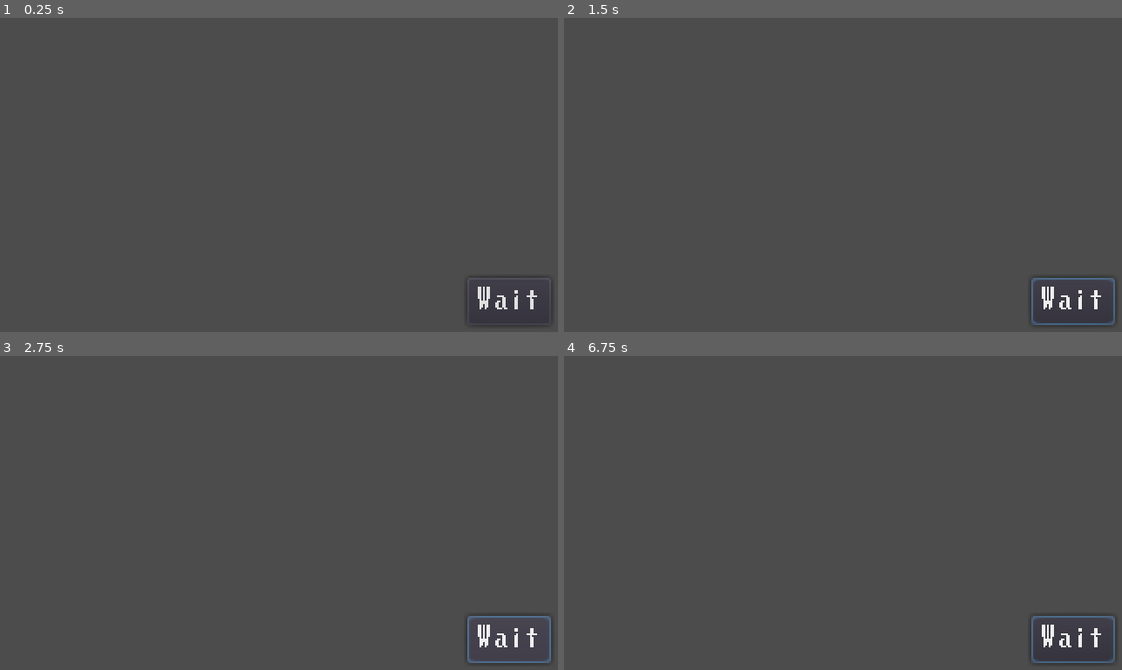
Above: before the commit, frames 1-4 (two rows, left to right).
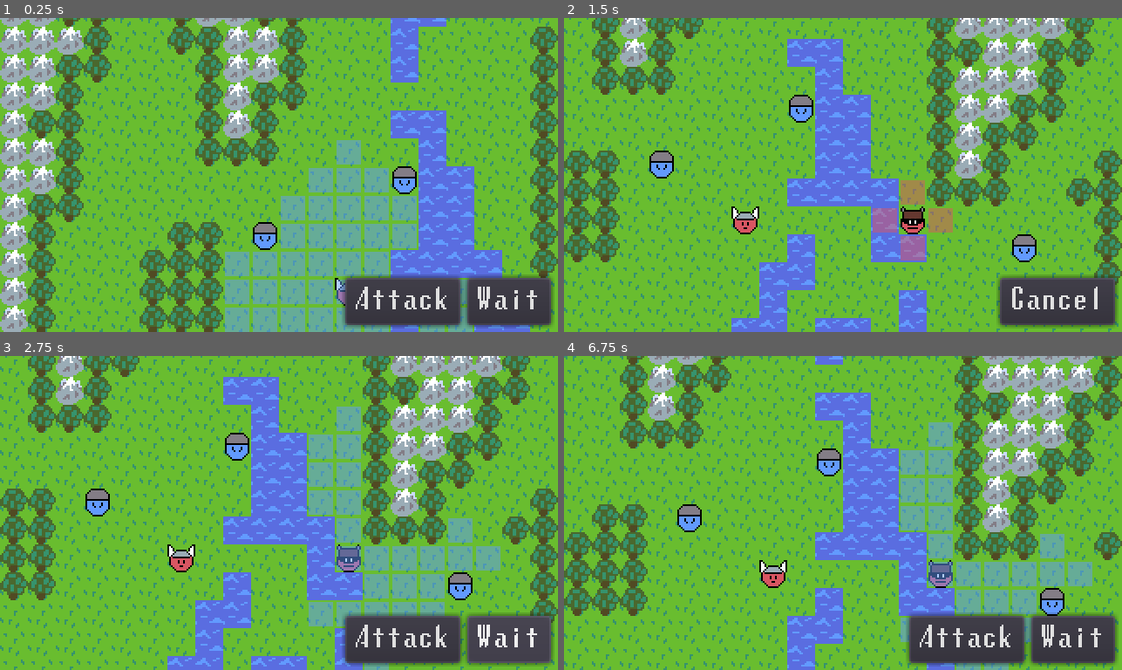
Above: after the commit, the same moments.

Repository: AaronWizard/LegendsOfMajesticSteel
Game: Godot game, scene res://src/game/Game.tscn
The game is run twice, just before and just after one commit, with the same random seed, the same clock (stepped at 60 frames per second) and the same inputs.
Inputs (mouse positions are in pixels of both pictures, inside the frame that each line leads up to):
- Up to frame 1 (0.25 s): no input
- Up to frame 2 (1.5 s): click "Wait" at 0.5 s; click (965, 300) at 1.25 s, where only the run after the commit has a clickable "Attack"
- Up to frame 3 (2.75 s): click (507, 638) at 2 s, where only the run before the commit has a clickable "Wait"
- Up to frame 4 (6.75 s): click (965, 638) at 2.75 s, where only the run after the commit has a clickable "Attack"; click (1071, 638) at 3.5 s, where only the run before the commit has a clickable "Wait"; click (965, 638) at 4.25 s, where only the run after the commit has a clickable "Attack"; click (1055, 638) at 5 s, where only the run after the commit has a clickable "Cancel"; tap Enter at 5.75 s; move the mouse to (965, 497) at 5.77 s; click (965, 497) at 5.92 s; tap Space at 6.5 s; drag from (731, 528) to (815, 575) at 6.52 s

The runs differ from the first frame. In frame 1, 95% of the frame differs, in the area x 0-100%, y 0-100%; in frame 2, 97%; in frame 3, 95%; in frame 4, 95%.
Error before the commit: Parse Error: The class "Map" was found in global scope, but its script couldn't be loaded. (res://src/actors/BattleStats.gd:11)

Commit message:
BattleStats doesn't reference actor. Put movement range info in separate class.

Diff:
--- a/project.godot
+++ b/project.godot
@@ -89,6 +89,11 @@
 "language": "GDScript",
 "path": "res://src/ai/Player.gd"
 }, {
+"base": "Reference",
+"class": "RangeData",
+"language": "GDScript",
+"path": "res://src/ai/RangeData.gd"
+}, {
 "base": "Node",
 "class": "Stats",
 "language": "GDScript",
@@ -131,6 +136,7 @@
 "MapHighlights": "",
 "Move": "",
 "Player": "",
+"RangeData": "",
 "Stats": "",
 "TileGeometry": "",
 "TileProperties": "",
--- a/src/abilities/Ability.gd
+++ b/src/abilities/Ability.gd
@@ -6,10 +6,6 @@
 
 func get_actor() -> Actor:
 	return owner as Actor
-
-
-func get_battle_stats() -> BattleStats:
-	return get_actor().battle_stats
 
 
 func get_current_range(map: Map) -> Array:
--- a/src/actors/Actor.gd
+++ b/src/actors/Actor.gd
@@ -87,10 +87,6 @@
 	return get_cell() == c
 
 
-func get_map(): # -> Map
-	return owner
-
-
 func move_step(target_cell: Vector2) -> void:
 	assert(get_cell().distance_squared_to(target_cell) == 1)
 
--- a/src/actors/BattleStats.gd
+++ b/src/actors/BattleStats.gd
@@ -2,69 +2,7 @@
 extends Node
 
 var finished := false
-var move_range := []
-var enterable_cells := []
-
-onready var _walk_grid := AStar2D.new()
 
 
-func start_turn(map: Map) -> void:
+func start_turn() -> void:
 	finished = false
-	move_range = BreadthFirstSearch.find_move_range(_get_actor(), map)
-	_update_move_range(map)
-
-
-func get_walk_path(cell_to: Vector2) -> Array:
-	var result := []
-
-	if (cell_to != _get_actor().cell) and (cell_to in enterable_cells):
-		var end_point := _walk_path_point(cell_to)
-		if end_point > -1:
-			var start_cell := _get_actor().cell
-			var start_point := _walk_path_point(start_cell)
-			assert(start_point > -1)
-
-			result = _walk_grid.get_point_path(start_point, end_point)
-			result.pop_front() # Remove starting cell
-		assert(result.size() > 0)
-
-	return result
-
-
-func _get_actor() -> Actor:
-	return owner as Actor
-
-
-func _update_move_range(map: Map) -> void:
-	enterable_cells.clear()
-	_walk_grid.clear()
-
-	for c in move_range:
-		var cell: Vector2 = c
-
-		_walk_grid.add_point(
-			_walk_grid.get_available_point_id(),
-			cell
-		)
-
-		if map.actor_can_enter_cell(_get_actor(), cell):
-			enterable_cells.append(cell)
-
-	for p in _walk_grid.get_points():
-		var point: int = p
-		var cell := _walk_grid.get_point_position(point)
-		for d in Directions.ALL_DIRECTIONS:
-			var dir: Vector2 = d
-			var adj_cell := dir + cell
-
-			var adj_point := _walk_path_point(adj_cell)
-			if (adj_point > -1) \
-					and not _walk_grid.are_points_connected(point, adj_point):
-				_walk_grid.connect_points(point, adj_point)
-
-
-func _walk_path_point(cell: Vector2) -> int:
-	var result := _walk_grid.get_closest_point(cell)
-	if (result == -1) or (_walk_grid.get_point_position(result) != cell):
-		result = -1
-	return result
--- a/src/ai/AI.gd
+++ b/src/ai/AI.gd
@@ -16,27 +16,27 @@
 	return true
 
 
-func determine_action(map: Map, _gui: BattleGUI) -> void:
+func determine_action(map: Map, range_data: RangeData, _gui: BattleGUI) -> void:
 	var want_move := not _moved
 	_moved = want_move
 
 	if want_move:
-		var path := _pick_random_path()
+		var path := _pick_random_path(range_data)
 		var action := Move.new(get_actor(), map, path)
 		emit_signal("determined_action", action)
 	else:
 		emit_signal("determined_action", null)
 
 
-func _pick_random_path() -> Array:
-	var cells := get_battle_stats().enterable_cells.duplicate()
+func _pick_random_path(range_data: RangeData) -> Array:
+	var cells := range_data.enterable_cells.duplicate()
 	cells.erase(get_actor().cell)
 	assert(not (get_actor().cell in cells))
 
 	var index := _random.randi_range(0, cells.size() - 1)
 	var target: Vector2 = cells[index]
 
-	var path = get_battle_stats().get_walk_path(target)
+	var path = range_data.get_walk_path(get_actor().cell, target)
 	assert(path.size() > 0)
 
 	return path
--- a/src/ai/Controller.gd
+++ b/src/ai/Controller.gd
@@ -23,12 +23,9 @@
 	return result
 
 
-func get_battle_stats() -> BattleStats:
-	return get_actor().battle_stats
-
-
 # warning-ignore:unused_argument
 # warning-ignore:unused_argument
-func determine_action(map: Map, gui: BattleGUI) -> void:
+# warning-ignore:unused_argument
+func determine_action(map: Map, range_data: RangeData, gui: BattleGUI) -> void:
 	print("Controller: Must implement determine_action()")
 	emit_signal("determined_action", null)
--- a/src/ai/Player.gd
+++ b/src/ai/Player.gd
@@ -4,10 +4,12 @@
 signal _input_processed(action)
 
 var _map: Map = null
+var _range_data: RangeData = null
 var _gui: BattleGUI = null
 
-func determine_action(map: Map, gui: BattleGUI) -> void:
+func determine_action(map: Map, range_data: RangeData, gui: BattleGUI) -> void:
 	_map = map
+	_range_data = range_data
 	_gui = gui
 	_connect_to_gui(gui)
 
@@ -15,6 +17,7 @@
 
 	_disconnect_from_gui(gui)
 	_gui = null
+	_range_data = null
 	_map = null
 
 	emit_signal("determined_action", action)
@@ -41,7 +44,7 @@
 
 
 func _move(target_cell: Vector2) -> void:
-	var path := get_battle_stats().get_walk_path(target_cell)
+	var path := _range_data.get_walk_path(get_actor().cell, target_cell)
 	if path.size() > 0:
 		var action := Move.new(get_actor(), _map, path)
 		action.allow_cancel(_gui)
--- /dev/null
+++ b/src/ai/RangeData.gd
@@ -0,0 +1,65 @@
+class_name RangeData
+
+var move_range := []
+var enterable_cells := []
+
+var _walk_grid := AStar2D.new()
+
+func _init(actor: Actor, map: Map) -> void:
+	move_range = BreadthFirstSearch.find_move_range(actor, map)
+
+	enterable_cells.clear()
+	_walk_grid.clear()
+
+	_init_enterable_cells(actor, map)
+	_init_walk_grid_paths()
+
+
+func get_walk_path(start: Vector2, end: Vector2) -> Array:
+	var result := []
+
+	if (start in enterable_cells) and (end in enterable_cells):
+		var end_point := _walk_path_point(end)
+		if end_point > -1:
+			var start_point := _walk_path_point(start)
+			assert(start_point > -1)
+
+			result = _walk_grid.get_point_path(start_point, end_point)
+			result.pop_front() # Remove starting cell
+		assert(result.size() > 0)
+
+	return result
+
+
+func _init_enterable_cells(actor: Actor, map: Map) -> void:
+	for c in move_range:
+		var cell: Vector2 = c
+
+		_walk_grid.add_point(
+			_walk_grid.get_available_point_id(),
+			cell
+		)
+
+		if map.actor_can_enter_cell(actor, cell):
+			enterable_cells.append(cell)
+
+
+func _init_walk_grid_paths() -> void:
+	for p in _walk_grid.get_points():
+		var point: int = p
+		var cell := _walk_grid.get_point_position(point)
+		for d in Directions.ALL_DIRECTIONS:
+			var dir: Vector2 = d
+			var adj_cell := dir + cell
+
+			var adj_point := _walk_path_point(adj_cell)
+			if (adj_point > -1) \
+					and not _walk_grid.are_points_connected(point, adj_point):
+				_walk_grid.connect_points(point, adj_point)
+
+
+func _walk_path_point(cell: Vector2) -> int:
+	var result := _walk_grid.get_closest_point(cell)
+	if (result == -1) or (_walk_grid.get_point_position(result) != cell):
+		result = -1
+	return result
--- a/src/game/Game.gd
+++ b/src/game/Game.gd
@@ -37,9 +37,8 @@
 	_camera.drag(relative)
 
 
-func _on_TurnManager_turn_started(actor: Actor) -> void:
-	var battle_stats: BattleStats = actor.battle_stats
-	_map_highlights.set_moves(battle_stats.move_range)
+func _on_TurnManager_turn_started(actor: Actor, range_data: RangeData) -> void:
+	_map_highlights.set_moves(range_data.move_range)
 	_camera.follow_actor(actor)
 
 
--- a/src/game/TurnManager.gd
+++ b/src/game/TurnManager.gd
@@ -1,7 +1,7 @@
 class_name TurnManager
 extends Node
 
-signal turn_started(actor)
+signal turn_started(actor, range_data)
 signal action_started(actor)
 signal action_ended(actor)
 signal turn_ended(actor)
@@ -22,20 +22,21 @@
 	while running:
 		var actor := actors[_current_index] as Actor
 		var controller := actor.controller as Controller
-		var battle_stats := actor.battle_stats as BattleStats
 
 		if controller:
 			gui.current_actor = actor
 
-			battle_stats.start_turn(map)
+			actor.battle_stats.start_turn()
+			var range_data := RangeData.new(actor, map)
 
-			emit_signal("turn_started", actor)
+			emit_signal("turn_started", actor, range_data)
 
 			if controller.pauses:
 				yield(get_tree().create_timer(0.3), "timeout")
 
-			while not battle_stats.finished:
-				controller.call_deferred("determine_action", map, gui)
+			while not actor.battle_stats.finished:
+				controller.call_deferred("determine_action",
+						map, range_data, gui)
 				var action: Action = yield(controller, "determined_action")
 
 				if action:
@@ -44,7 +45,7 @@
 					yield(action, "finished")
 					emit_signal("action_ended", actor)
 				else:
-					battle_stats.finished = true
+					actor.battle_stats.finished = true
 					if controller.pauses:
 						yield(get_tree().create_timer(0.2), "timeout")
 
